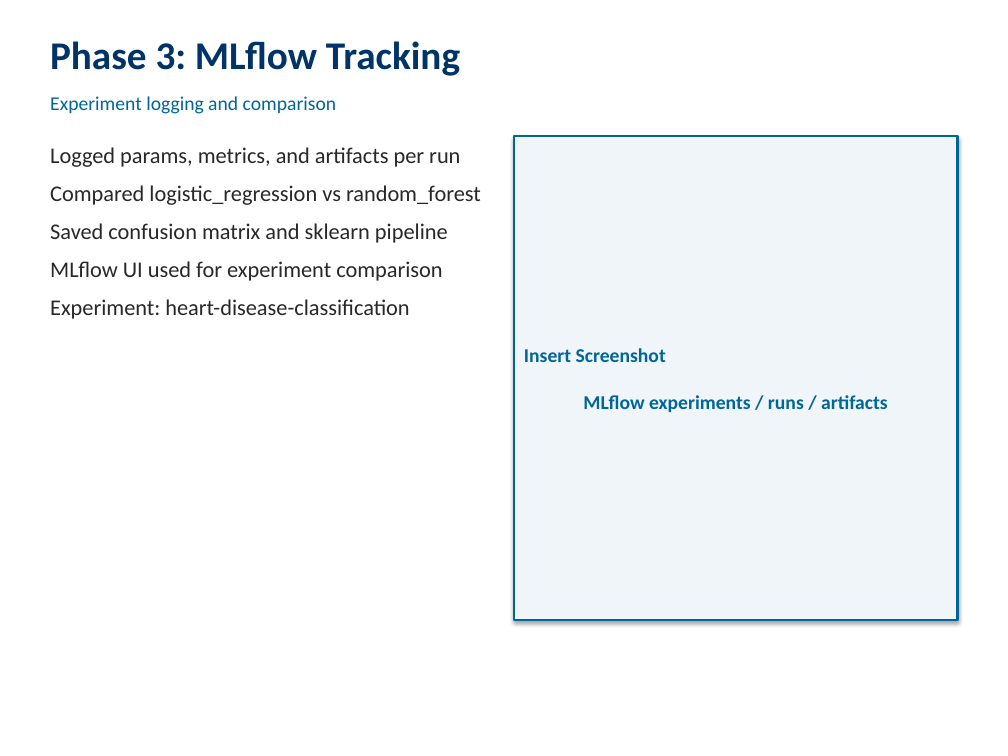
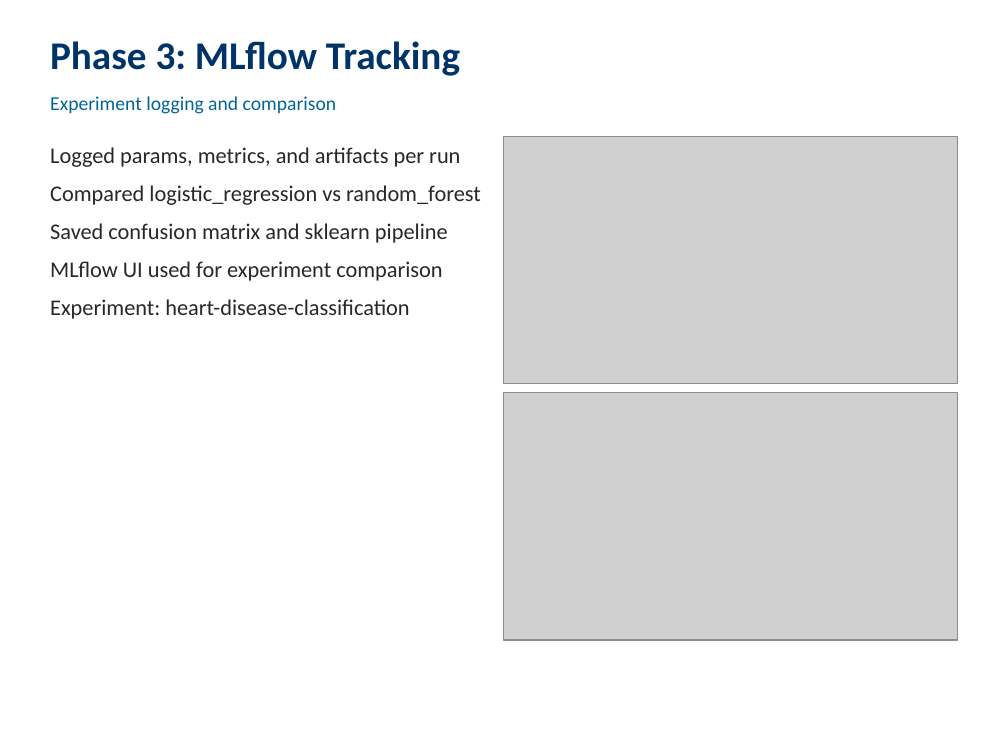
Before and after one commit to srimannarayanbharadwaj/MLOps-Assignment, a slide deck: slide 7 of report/VIDEO_PRESENTATION.pptx. Drawn at 1008x756 pixels with LibreOffice and Linux fonts; fonts in the diff are those of the drawing; grey boxes stand for pictures. Boxes give left, top, right and bottom in pixels: in the first picture for what was removed or moved away, otherwise in the second. Text is boxed around its words. In the diff, an @@ line names an element or a change of style, - is before the commit and + after.

```diff
--- a/report/VIDEO_PRESENTATION.pptx
+++ b/report/VIDEO_PRESENTATION.pptx
@@ picture added at (504, 136, 958, 384) @@
@@ rectangle removed at (514, 136, 958, 620) @@
-Insert Screenshot
-MLflow experiments / runs / artifacts
@@ picture added at (504, 392, 958, 640) @@
```
Also in this commit, not shown: 10 other slides changed, 2 other files.
